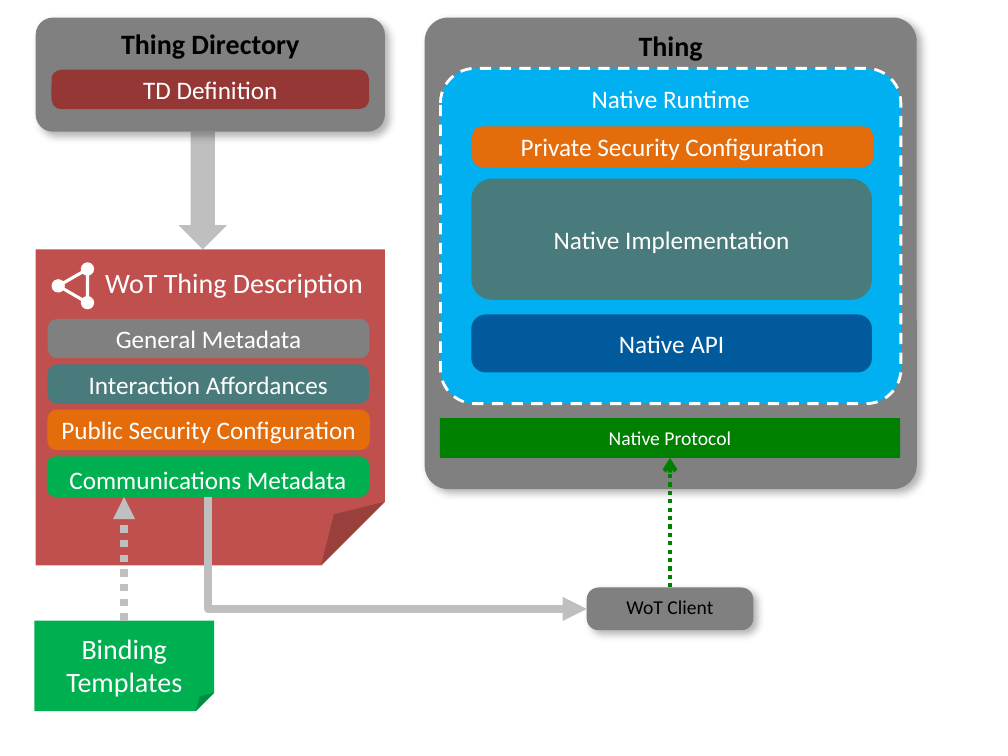
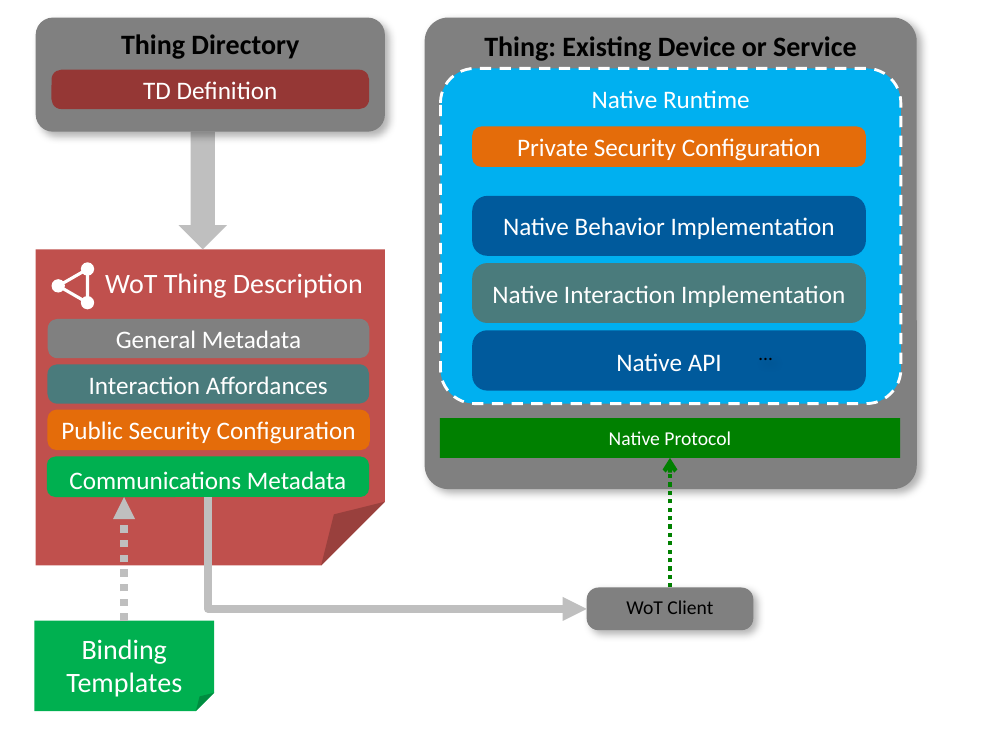
Before and after one commit to w3c/wot-architecture, a slide deck: slide 6 of images/wot-architecture-figures-new.pptx (slide 9 before the commit). Drawn at 1008x756 pixels with LibreOffice and Linux fonts; fonts in the diff are those of the drawing. Boxes give left, top, right and bottom in pixels: in the first picture for what was removed or moved away, otherwise in the second. Text is boxed around its words. In the diff, an @@ line names an element or a change of style, - is before the commit and + after.

Commit message:
New building blocks/servient figures
A new set of figures for wot building blocks/servient implementation sections.   Now with a new, more abstract "building blocks" figure that is an intermediate step between the abstract "architectural aspects" figures and three more specific thing "implementations".

```diff
--- a/images/wot-architecture-figures-new.pptx
+++ b/images/wot-architecture-figures-new.pptx
@@ text in rounded rectangle at (x1=484, y1=36, x2=856, y2=61): text changed @@
-Thing
+Thing: Existing Device or Service
@@ rounded rectangle "Private Security Configuration" resized from (x1=473, y1=126, x2=874, y2=166) to (x1=473, y1=126, x2=867, y2=166) @@
@@ rounded rectangle "Native Behavior Implementation" resized from (x1=472, y1=178, x2=873, y2=299) to (x1=473, y1=196, x2=867, y2=255) @@
@@ rounded rectangle "Native Behavior Implementation" at (x1=473, y1=196, x2=867, y2=255): fill #4A7B7C to #005A9C; proportions changed @@
@@ text in rounded rectangle at (x1=503, y1=217, x2=835, y2=239): text changed @@
-Native Implementation
+Native Behavior Implementation
@@ rounded rectangle added at (x1=473, y1=263, x2=867, y2=323), fill #4A7B7C, 18 pt, text #FFFFFF @@
+Native Interaction Implementation
@@ rounded rectangle "Native API" resized from (x1=472, y1=314, x2=873, y2=373) to (x1=473, y1=331, x2=867, y2=391) @@
@@ text added at (x1=747, y1=333, x2=785, y2=375), 14 pt, text #000000 @@
+…
```
Also in this commit, not shown: 3 other slides changed, 3 slides removed, 4 other files.
